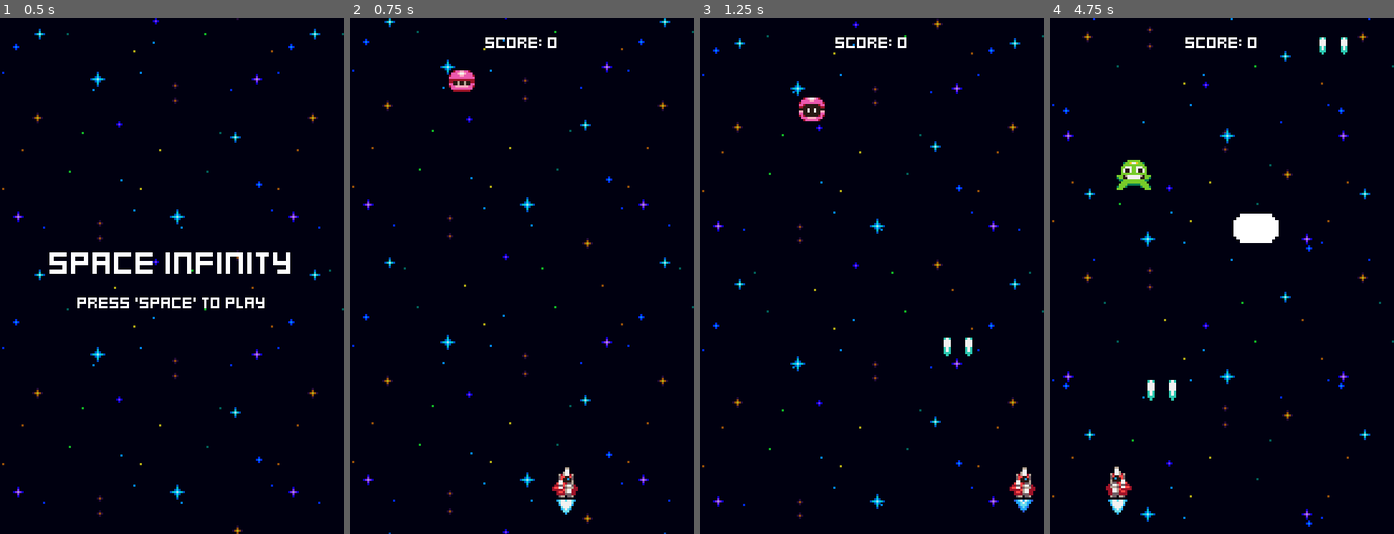
Above: before the commit, frames 1-4 (left to right).
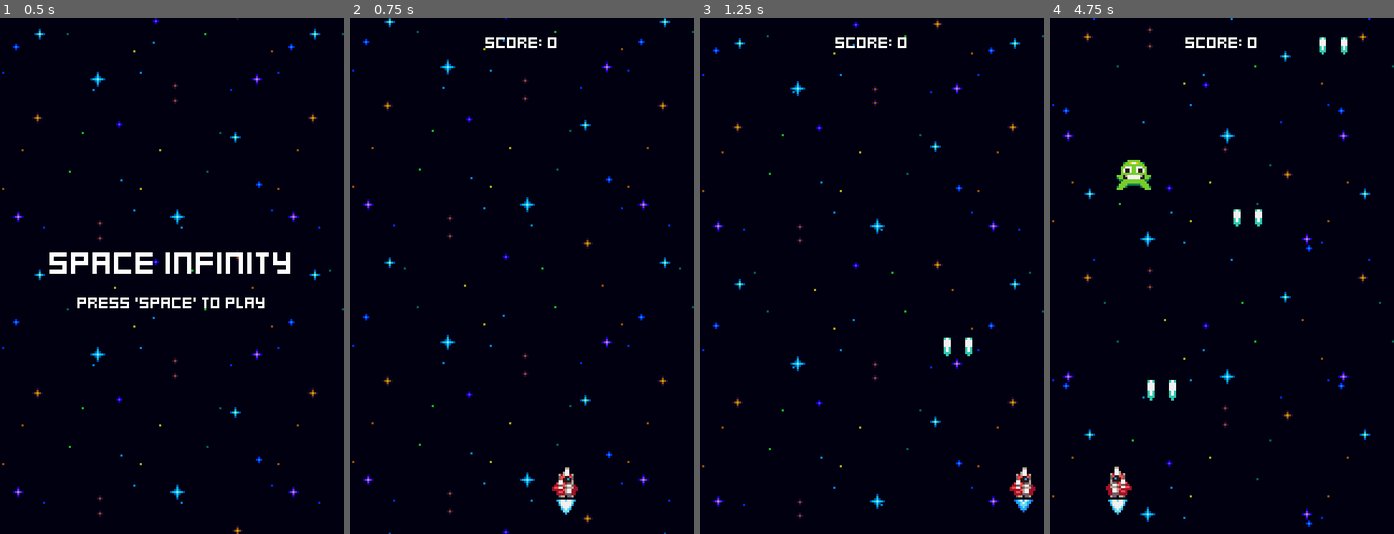
Above: after the commit, the same moments.

Repository: mihaituta/Space-infinity
Game: Godot game, scene res://menus/menu.tscn
Two runs of this game, one before a commit and one after it. Both use one fixed random seed, a clock stepped at 60 frames per second and the inputs below.
Inputs:
- Up to frame 1 (0.5 s): no input
- Up to frame 2 (0.75 s): tap Space at 0.5 s; hold Right (ui_right) from 0.53 s (still down); tap Enter (ui_accept) at 0.6 s
- Up to frame 3 (1.25 s): keep holding Right (ui_right); tap Enter (ui_accept) at 0.77, 1.07 s
- Up to frame 4 (4.75 s): release Right (ui_right) at 1.28 s; hold Left (ui_left) 1.28-2.03 s; tap Enter (ui_accept) at 1.35, 1.52, 1.82, 2.1, 2.85, 3.02, 3.32, 3.6, 3.77, 4.07, 4.35, 4.52 s; hold Right (ui_right) 2.03-3.53 s; hold Left (ui_left) from 3.53 s (still down)

Frame 1 is identical in both runs. In frame 2, 0.3% of the frame differs, in the area x 28-37%, y 10-15%; in frame 3, 0.3%; in frame 4, 0.7%, in the area x 53-67%, y 37-44%.

Commit message:
finish

Diff:
--- /dev/null
+++ b/default_bus_layout.tres
@@ -0,0 +1,15 @@
+[gd_resource type="AudioBusLayout" format=3 uid="uid://c5i84hi5muw6f"]
+
+[resource]
+bus/1/name = &"Music"
+bus/1/solo = false
+bus/1/mute = false
+bus/1/bypass_fx = false
+bus/1/volume_db = -20.3684
+bus/1/send = &"Master"
+bus/2/name = &"Sounds"
+bus/2/solo = false
+bus/2/mute = false
+bus/2/bypass_fx = false
+bus/2/volume_db = 0.0
+bus/2/send = &"Master"
--- a/effects/explosion_effect.tscn
+++ b/effects/explosion_effect.tscn
@@ -1,7 +1,9 @@
-[gd_scene load_steps=9 format=3 uid="uid://btehstvuv0v17"]
+[gd_scene load_steps=11 format=3 uid="uid://btehstvuv0v17"]
 
 [ext_resource type="Script" path="res://components/onetime_animated_effect.gd" id="1_ow34c"]
 [ext_resource type="Texture2D" uid="uid://cn1g8dxfx0euc" path="res://assets/explosion.png" id="1_ycmyc"]
+[ext_resource type="Script" path="res://components/variable_pitch_audio_stream_player.gd" id="3_aamy0"]
+[ext_resource type="AudioStream" uid="uid://e3nwbsmo3rkl" path="res://sounds/explosion_sound.wav" id="3_bgijc"]
 
 [sub_resource type="AtlasTexture" id="AtlasTexture_r18ii"]
 atlas = ExtResource("1_ycmyc")
@@ -50,3 +52,10 @@
 sprite_frames = SubResource("SpriteFrames_hv0xm")
 autoplay = "default"
 script = ExtResource("1_ow34c")
+
+[node name="VariablePitchAudioStreamPlayer" type="AudioStreamPlayer" parent="."]
+stream = ExtResource("3_bgijc")
+volume_db = -10.0
+bus = &"Sounds"
+script = ExtResource("3_aamy0")
+auto_play_with_variance = true
--- a/enemies/enemy.gd
+++ b/enemies/enemy.gd
@@ -11,6 +11,7 @@
 @onready var hurtbox_component: = $HurtboxComponent
 @onready var destroyed_component: = $DestroyedComponent
 @onready var score_component:  = $ScoreComponent
+@onready var audio_stream_player: = $VariablePitchAudioStreamPlayer
 
 func _ready() -> void:
 	stats_component.no_health.connect(func():
@@ -22,6 +23,7 @@
 		scale_component.tween_scale();
 		flash_component.flash();
 		shake_component.tween_shake();
+		audio_stream_player.play_with_variance();
 	);
 
 	stats_component.no_health.connect(queue_free);
--- a/enemies/enemy.tscn
+++ b/enemies/enemy.tscn
@@ -14,6 +14,8 @@
 [ext_resource type="Script" path="res://components/destroyed_component.gd" id="12_024nl"]
 [ext_resource type="Script" path="res://components/score_component.gd" id="13_randa"]
 [ext_resource type="Resource" uid="uid://cpqnwclh4fi5e" path="res://game_stats.tres" id="14_x1diu"]
+[ext_resource type="AudioStream" uid="uid://bu2et5i7r6mk7" path="res://sounds/hit_sound.wav" id="15_476s8"]
+[ext_resource type="Script" path="res://components/variable_pitch_audio_stream_player.gd" id="16_5l2ks"]
 
 [node name="Enemy" type="Node2D"]
 script = ExtResource("1_sdtwb")
@@ -68,3 +70,8 @@
 [node name="ScoreComponent" type="Node" parent="."]
 script = ExtResource("13_randa")
 game_stats = ExtResource("14_x1diu")
+
+[node name="VariablePitchAudioStreamPlayer" type="AudioStreamPlayer" parent="."]
+stream = ExtResource("15_476s8")
+bus = &"Sounds"
+script = ExtResource("16_5l2ks")
--- a/enemies/enemy_generator.gd
+++ b/enemies/enemy_generator.gd
@@ -2,6 +2,9 @@
 
 @export var GreenEnemeyScene: PackedScene
 @export var YellowEnemeyScene: PackedScene
+@export var PinkEnemyScene: PackedScene
+
+@export var game_stats: GameStats
 
 var margin = 8
 var screen_width = ProjectSettings.get_setting("display/window/size/viewport_width");
@@ -9,14 +12,25 @@
 @onready var spawner_component: = $SpawnerComponent;
 @onready var green_enemy_spawn_timer: = $GreenEnemySpawnTimer;
 @onready var yellow_enemy_spawn_timer: = $YellowEnemySpawnTimer;
+@onready var pink_enemy_spawn_timer: Timer = $PinkEnemySpawnTimer
 
 
 # Called when the node enters the scene tree for the first time.
 func _ready() -> void:
 	green_enemy_spawn_timer.timeout.connect(handle_spawn.bind(GreenEnemeyScene, green_enemy_spawn_timer));
-	yellow_enemy_spawn_timer.timeout.connect(handle_spawn.bind(YellowEnemeyScene, yellow_enemy_spawn_timer));
+	yellow_enemy_spawn_timer.timeout.connect(handle_spawn.bind(YellowEnemeyScene, yellow_enemy_spawn_timer, 5.0));
+	pink_enemy_spawn_timer.timeout.connect(handle_spawn.bind(PinkEnemyScene, pink_enemy_spawn_timer, 10.0));
 
-func handle_spawn(enemy_scene: PackedScene, timer: Timer) -> void:
+	game_stats.score_changed.connect(func(new_score: int):
+		if new_score > 30:
+			yellow_enemy_spawn_timer.process_mode = Node.PROCESS_MODE_INHERIT;
+		if new_score > 70:
+			pink_enemy_spawn_timer.process_mode = Node.PROCESS_MODE_INHERIT;
+	);
+
+func handle_spawn(enemy_scene: PackedScene, timer: Timer, time_offset: float = 1.0) -> void:
 	spawner_component.scene = enemy_scene;
 	spawner_component.spawn(Vector2(randf_range(margin, screen_width - margin), -16));
-	timer.start()
+	var spawn_rate = time_offset / (0.5 + (game_stats.score * 0.01))
+
+	timer.start(spawn_rate + randf_range(0.25, 0.5));
--- a/enemies/enemy_generator.tscn
+++ b/enemies/enemy_generator.tscn
@@ -1,14 +1,18 @@
-[gd_scene load_steps=5 format=3 uid="uid://b30mr5do3jfqp"]
+[gd_scene load_steps=7 format=3 uid="uid://b30mr5do3jfqp"]
 
 [ext_resource type="Script" path="res://components/spawner_component.gd" id="1_h3uog"]
 [ext_resource type="Script" path="res://enemies/enemy_generator.gd" id="1_q7qpv"]
 [ext_resource type="PackedScene" uid="uid://cm18kn0j5ljmg" path="res://enemies/green_enemy.tscn" id="2_0tcuy"]
 [ext_resource type="PackedScene" uid="uid://1j0bnf3snr6" path="res://enemies/yellow_enemy.tscn" id="3_anphx"]
+[ext_resource type="PackedScene" uid="uid://fcgyuujissnh" path="res://enemies/pink_enemy.tscn" id="4_1jxwj"]
+[ext_resource type="Resource" uid="uid://cpqnwclh4fi5e" path="res://game_stats.tres" id="5_u4pa1"]
 
 [node name="EnemyGenerator" type="Node2D"]
 script = ExtResource("1_q7qpv")
 GreenEnemeyScene = ExtResource("2_0tcuy")
 YellowEnemeyScene = ExtResource("3_anphx")
+PinkEnemyScene = ExtResource("4_1jxwj")
+game_stats = ExtResource("5_u4pa1")
 
 [node name="SpawnerComponent" type="Node2D" parent="."]
 script = ExtResource("1_h3uog")
@@ -19,6 +23,13 @@
 autostart = true
 
 [node name="YellowEnemySpawnTimer" type="Timer" parent="."]
+process_mode = 4
 wait_time = 4.0
 one_shot = true
 autostart = true
+
+[node name="PinkEnemySpawnTimer" type="Timer" parent="."]
+process_mode = 4
+wait_time = 6.0
+one_shot = true
+autostart = true
--- a/enemies/pink_enemy.gd
+++ b/enemies/pink_enemy.gd
@@ -6,6 +6,8 @@
 @onready var move_side_state: = %MoveSideState;
 @onready var pause_state: = %PauseState;
 @onready var move_side_component: = %MoveSideComponent
+@onready var projectile_spawner_component: = %ProjectileSpawnerComponent
+@onready var fire_state: = %FireState
 
 
 func _ready() -> void:
@@ -18,7 +20,14 @@
 	move_side_component.velocity.x = [-20, 20].pick_random();
 
 	move_down_state.state_finished.connect(move_side_state.enable);
-	move_side_state.state_finished.connect(pause_state.enable);
+	move_side_state.state_finished.connect(func():
+		fire_state.enable();
+		scale_component.create_tween();
+		projectile_spawner_component.spawn(global_position);
+		fire_state.disable();
+		fire_state.state_finished.emit();
+	);
+	fire_state.state_finished.connect(pause_state.enable);
 	pause_state.state_finished.connect(move_down_state.enable);
 
 	move_down_state.enable();
--- a/enemies/pink_enemy.tscn
+++ b/enemies/pink_enemy.tscn
@@ -7,6 +7,8 @@
 [ext_resource type="Script" path="res://components/move_component.gd" id="4_2wrwq"]
 [ext_resource type="Script" path="res://components/border_bounce_component.gd" id="5_546is"]
 [ext_resource type="Script" path="res://components/timed_state_componoent.gd" id="6_cidex"]
+[ext_resource type="Script" path="res://components/spawner_component.gd" id="8_7j3mj"]
+[ext_resource type="PackedScene" uid="uid://f7gtr7hmcand" path="res://enemies/pink_enemy_projectile.tscn" id="9_dkfx7"]
 
 [sub_resource type="AtlasTexture" id="AtlasTexture_lf5hi"]
 atlas = ExtResource("2_ekmwg")
@@ -112,7 +114,13 @@
 move_component = NodePath("../MoveSideComponent")
 
 [node name="FireState" type="Node" parent="States" index="2"]
+unique_name_in_owner = true
 script = ExtResource("3_sj450")
+
+[node name="ProjectileSpawnerComponent" type="Node2D" parent="States/FireState" index="0"]
+unique_name_in_owner = true
+script = ExtResource("8_7j3mj")
+scene = ExtResource("9_dkfx7")
 
 [node name="PauseState" type="Node" parent="States" index="3"]
 unique_name_in_owner = true
--- /dev/null
+++ b/enemies/pink_enemy_projectile.gd
@@ -0,0 +1,11 @@
+extends Node2D
+
+@onready var hitbox_component: HitboxComponent = $Anchor/HitboxComponent
+@onready var visible_on_screen_notifier_2d: VisibleOnScreenNotifier2D = $VisibleOnScreenNotifier2D
+@onready var scale_component: ScaleComponent = $ScaleComponent
+
+# Called when the node enters the scene tree for the first time.
+func _ready() -> void:
+	scale_component.tween_scale();
+	hitbox_component.hit_hurtbox.connect(queue_free.unbind(1));
+	visible_on_screen_notifier_2d.screen_exited.connect(queue_free);
--- /dev/null
+++ b/enemies/pink_enemy_projectile.tscn
@@ -0,0 +1,120 @@
+[gd_scene load_steps=15 format=3 uid="uid://f7gtr7hmcand"]
+
+[ext_resource type="Texture2D" uid="uid://d25kc2dmtkgpp" path="res://assets/pink_enemy_projectile.png" id="1_3ho64"]
+[ext_resource type="Script" path="res://enemies/pink_enemy_projectile.gd" id="1_wclqv"]
+[ext_resource type="Script" path="res://components/hitbox_component.gd" id="2_2n2ag"]
+[ext_resource type="Script" path="res://components/move_component.gd" id="3_ju444"]
+[ext_resource type="Script" path="res://components/scale_component.gd" id="4_auu0r"]
+
+[sub_resource type="AtlasTexture" id="AtlasTexture_7a7m2"]
+atlas = ExtResource("1_3ho64")
+region = Rect2(0, 0, 16, 16)
+
+[sub_resource type="AtlasTexture" id="AtlasTexture_3eoev"]
+atlas = ExtResource("1_3ho64")
+region = Rect2(16, 0, 16, 16)
+
+[sub_resource type="AtlasTexture" id="AtlasTexture_21rnu"]
+atlas = ExtResource("1_3ho64")
+region = Rect2(32, 0, 16, 16)
+
+[sub_resource type="AtlasTexture" id="AtlasTexture_nr1r4"]
+atlas = ExtResource("1_3ho64")
+region = Rect2(48, 0, 16, 16)
+
+[sub_resource type="SpriteFrames" id="SpriteFrames_5v4wh"]
+animations = [{
+"frames": [{
+"duration": 1.0,
+"texture": SubResource("AtlasTexture_7a7m2")
+}, {
+"duration": 1.0,
+"texture": SubResource("AtlasTexture_3eoev")
+}, {
+"duration": 1.0,
+"texture": SubResource("AtlasTexture_21rnu")
+}, {
+"duration": 1.0,
+"texture": SubResource("AtlasTexture_nr1r4")
+}],
+"loop": true,
+"name": &"default",
+"speed": 5.0
+}]
+
+[sub_resource type="CircleShape2D" id="CircleShape2D_v8t6q"]
+radius = 4.0
+
+[sub_resource type="Animation" id="Animation_ieg4y"]
+length = 0.001
+tracks/0/type = "value"
+tracks/0/imported = false
+tracks/0/enabled = true
+tracks/0/path = NodePath("Anchor:position")
+tracks/0/interp = 1
+tracks/0/loop_wrap = true
+tracks/0/keys = {
+"times": PackedFloat32Array(0),
+"transitions": PackedFloat32Array(1),
+"update": 0,
+"values": [Vector2(0, 0)]
+}
+
+[sub_resource type="Animation" id="Animation_yhol8"]
+resource_name = "ocillate"
+loop_mode = 1
+tracks/0/type = "value"
+tracks/0/imported = false
+tracks/0/enabled = true
+tracks/0/path = NodePath("Anchor:position")
+tracks/0/interp = 2
+tracks/0/loop_wrap = true
+tracks/0/keys = {
+"times": PackedFloat32Array(0, 0.5),
+"transitions": PackedFloat32Array(1, 1),
+"update": 0,
+"values": [Vector2(-4, 0), Vector2(4, 0)]
+}
+
+[sub_resource type="AnimationLibrary" id="AnimationLibrary_t5r2v"]
+_data = {
+"RESET": SubResource("Animation_ieg4y"),
+"oscillate": SubResource("Animation_yhol8")
+}
+
+[node name="PinkEnemyProjectile" type="Node2D"]
+script = ExtResource("1_wclqv")
+
+[node name="Anchor" type="Node2D" parent="."]
+
+[node name="AnimatedSprite2D" type="AnimatedSprite2D" parent="Anchor"]
+sprite_frames = SubResource("SpriteFrames_5v4wh")
+autoplay = "default"
+
+[node name="HitboxComponent" type="Area2D" parent="Anchor"]
+collision_layer = 0
+script = ExtResource("2_2n2ag")
+
+[node name="CollisionShape2D" type="CollisionShape2D" parent="Anchor/HitboxComponent"]
+shape = SubResource("CircleShape2D_v8t6q")
+
+[node name="MoveComponent" type="Node" parent="." node_paths=PackedStringArray("actor")]
+script = ExtResource("3_ju444")
+actor = NodePath("..")
+velocity = Vector2(0, 30)
+
+[node name="VisibleOnScreenNotifier2D" type="VisibleOnScreenNotifier2D" parent="."]
+position = Vector2(0, 2.08616e-07)
+scale = Vector2(0.4, 0.4)
+
+[node name="ScaleComponent" type="Node" parent="." node_paths=PackedStringArray("sprite")]
+script = ExtResource("4_auu0r")
+sprite = NodePath("..")
+scale_amount = Vector2(2, 2)
+scale_duration = 1.0
+
+[node name="AnimationPlayer" type="AnimationPlayer" parent="."]
+libraries = {
+"": SubResource("AnimationLibrary_t5r2v")
+}
+autoplay = "oscillate"
--- a/menus/game_over.gd
+++ b/menus/game_over.gd
@@ -1,13 +1,20 @@
 extends Control
 
+const SAVE_PATH = "user://save.cfg"; #for prod
+const TEST_SAVE_PATH = "res://save.cfg";
+
 @export var game_stats: GameStats;
+
+var save_path = SAVE_PATH;
 
 @onready var score_value: = %ScoreValue;
 @onready var highscore_value: = %HighscoreValue;
 
 func _ready() -> void:
+	load_highscore();
 	if (game_stats.score > game_stats.highscore):
-		game_stats.highscore = game_stats.score
+		game_stats.highscore = game_stats.score;
+		save_highscore();
 	score_value.text = str(game_stats.score);
 	highscore_value.text = str(game_stats.highscore);
 
@@ -15,3 +22,15 @@
 	if Input.is_action_just_pressed("ui_accept"):
 		game_stats.score = 0;
 		get_tree().change_scene_to_file("res://menus/menu.tscn");
+
+func load_highscore() -> void:
+	var config = ConfigFile.new();
+	var error = config.load(save_path);
+	if (error != OK):
+		return;
+	game_stats.highscore = config.get_value("game", "highscore");
+
+func save_highscore() -> void:
+	var config = ConfigFile.new();
+	config.set_value("game", "highscore", game_stats.highscore);
+	config.save(save_path);
--- /dev/null
+++ b/music_player.tscn
@@ -0,0 +1,8 @@
+[gd_scene load_steps=2 format=3 uid="uid://gajgr831c42i"]
+
+[ext_resource type="AudioStream" uid="uid://dy2q4xyi3hpwl" path="res://sounds/music.ogg" id="1_w11uh"]
+
+[node name="MusicPlayer" type="AudioStreamPlayer"]
+stream = ExtResource("1_w11uh")
+autoplay = true
+bus = &"Music"
--- a/player_ship/ship.gd
+++ b/player_ship/ship.gd
@@ -8,11 +8,13 @@
 @onready var move_component: = $MoveComponent;
 @onready var animated_sprite_2d: = $Anchor/AnimatedSprite2D;
 @onready var flame_animated_sprite_2d: = $Anchor/FlameAnimatedSprite2D
+@onready var audio_stream_player: VariablePitchAudioStreamPlayer = $VariablePitchAudioStreamPlayer
 
 func _ready() -> void:
 	fire_rate_timer.timeout.connect(fire_lasers);
 
 func fire_lasers() -> void:
+	audio_stream_player.play_with_variance();
 	spawner_component.spawn(left_muzzle.global_position);
 	spawner_component.spawn(right_muzzle.global_position);
 	scale_component.tween_scale();
--- a/player_ship/ship.tscn
+++ b/player_ship/ship.tscn
@@ -15,6 +15,8 @@
 [ext_resource type="Script" path="res://components/hurt_component.gd" id="13_1fn7s"]
 [ext_resource type="PackedScene" uid="uid://btehstvuv0v17" path="res://effects/explosion_effect.tscn" id="14_geikq"]
 [ext_resource type="Script" path="res://components/destroyed_component.gd" id="14_thgou"]
+[ext_resource type="AudioStream" uid="uid://cp2ppdcep7odg" path="res://sounds/laser_sound.wav" id="16_bkl7b"]
+[ext_resource type="Script" path="res://components/variable_pitch_audio_stream_player.gd" id="16_g3v0m"]
 
 [sub_resource type="AtlasTexture" id="AtlasTexture_o1eis"]
 atlas = ExtResource("1_0utke")
@@ -188,4 +190,10 @@
 stats_component = NodePath("../StatsComponent")
 destroy_effect_spawner_component = NodePath("../ExplosionSpawnerComponent")
 
+[node name="VariablePitchAudioStreamPlayer" type="AudioStreamPlayer" parent="."]
+stream = ExtResource("16_bkl7b")
+volume_db = -5.0
+bus = &"Sounds"
+script = ExtResource("16_g3v0m")
+
 [connection signal="timeout" from="FireRateTimer" to="." method="_on_fire_rate_timer_timeout"]
--- a/project.godot
+++ b/project.godot
@@ -18,6 +18,7 @@
 [autoload]
 
 ResourceStash="*res://resource_stash.gd"
+MusicPlayer="*res://music_player.tscn"
 
 [display]
 
--- /dev/null
+++ b/save.cfg
@@ -0,0 +1,3 @@
+[game]
+
+highscore=120
--- a/world.tscn
+++ b/world.tscn
@@ -1,11 +1,10 @@
-[gd_scene load_steps=8 format=3 uid="uid://cvn8t4jyl4d7e"]
+[gd_scene load_steps=7 format=3 uid="uid://cvn8t4jyl4d7e"]
 
 [ext_resource type="PackedScene" uid="uid://oqw6cdjy2ban" path="res://player_ship/ship.tscn" id="1_12sv3"]
 [ext_resource type="Script" path="res://world.gd" id="1_romf4"]
 [ext_resource type="PackedScene" uid="uid://b1id44d5xjokf" path="res://effects/space_background.tscn" id="2_0vli1"]
 [ext_resource type="Resource" uid="uid://cpqnwclh4fi5e" path="res://game_stats.tres" id="2_cqqct"]
 [ext_resource type="PackedScene" uid="uid://b30mr5do3jfqp" path="res://enemies/enemy_generator.tscn" id="3_s5d5x"]
-[ext_resource type="PackedScene" uid="uid://fcgyuujissnh" path="res://enemies/pink_enemy.tscn" id="4_iabgu"]
 [ext_resource type="LabelSettings" uid="uid://bvs1qb1iupf3c" path="res://fonts/default_label_settings.tres" id="6_d6vre"]
 
 [node name="World" type="Node2D"]
@@ -26,6 +25,3 @@
 label_settings = ExtResource("6_d6vre")
 horizontal_alignment = 1
 vertical_alignment = 1
-
-[node name="PinkEnemy" parent="." instance=ExtResource("4_iabgu")]
-position = Vector2(52, 25)
Not shown: 1 places in enemies/enemy.tscn that only renumber resources
Not shown: 1 places in enemies/pink_enemy.tscn that only renumber resources
Not shown: 1 places in player_ship/ship.tscn that only renumber resources
Not shown, changed: sounds/music.ogg.import
